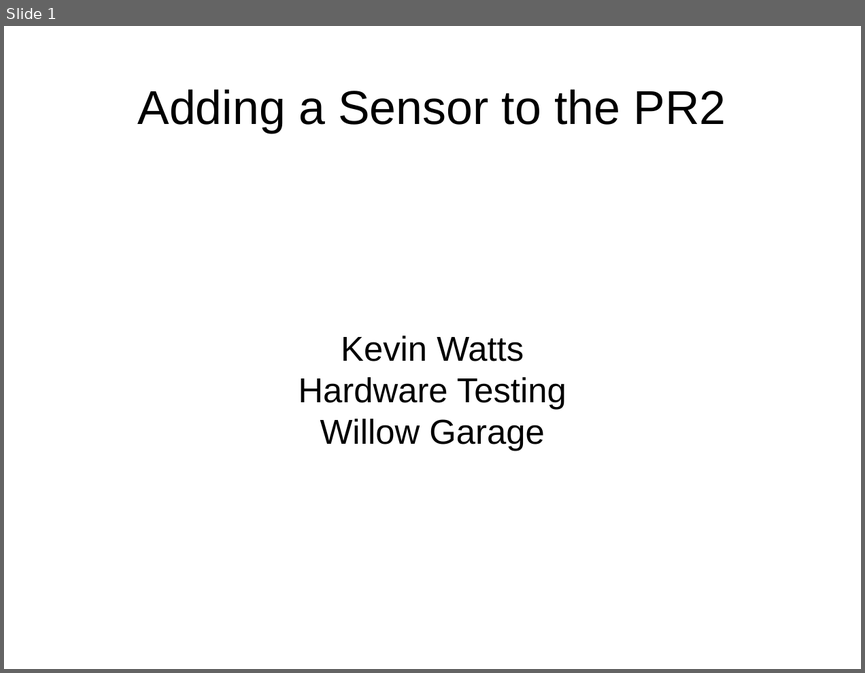
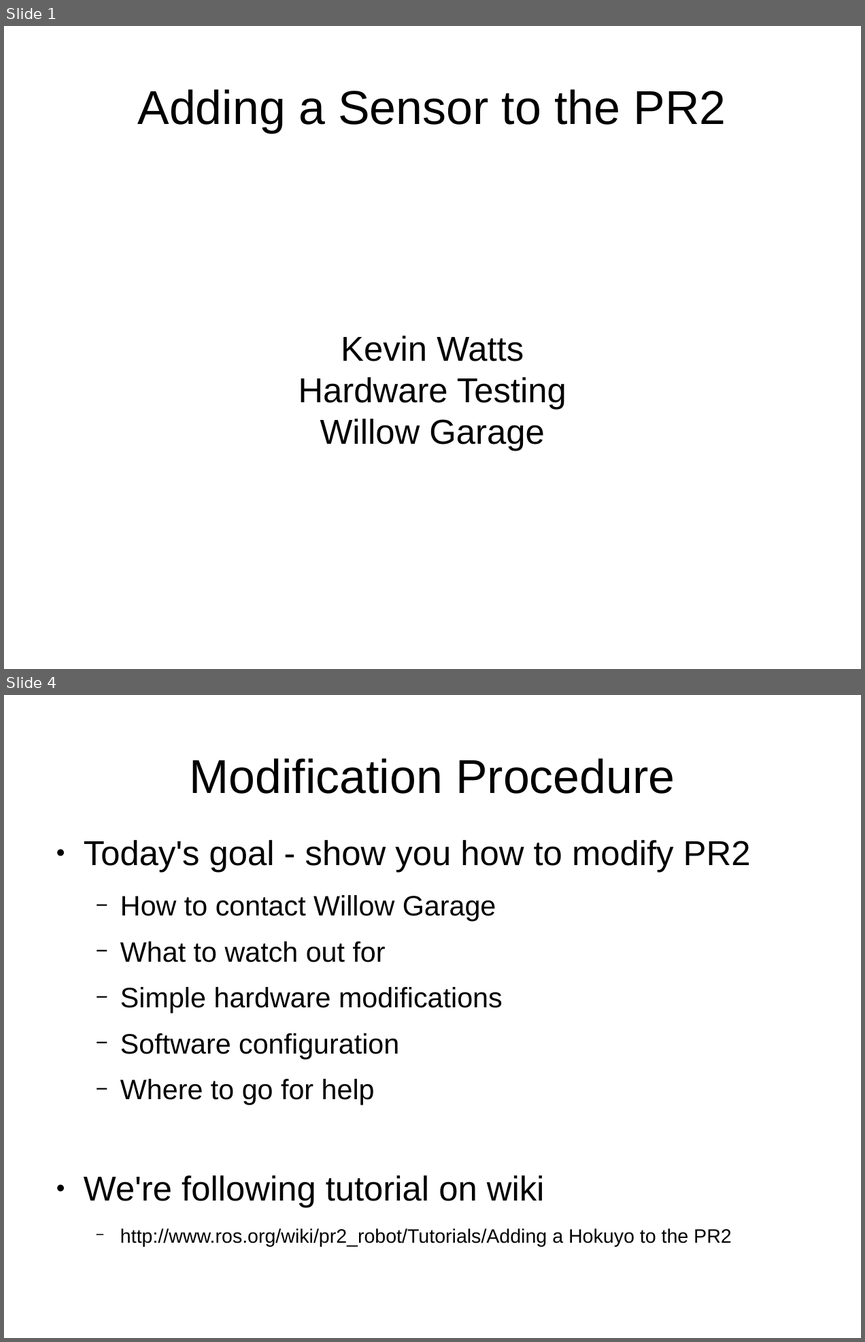
Before and after one commit to PR2/pr2_docs, a slide deck: pr2_training_workshop/modifying_pr2/adding_sensor.odp. Shown one above the other, each under a label of ours: slide 1 before the commit, slides 1 and 4 after it; the slides between them are not shown. The pictures are 865x673 and 865x1342 pixels, drawn with LibreOffice and Linux fonts; fonts in the diff are those of the drawing. Boxes give left, top, right and bottom in pixels: in the first picture for what was removed or moved away, otherwise in the second. Text is boxed around its words. In the diff, an @@ line names an element or a change of style, - is before the commit and + after.

Commit message:
Adding a sensor has links to tutorials, pictures, instructions. #29

```diff
--- a/pr2_training_workshop/modifying_pr2/adding_sensor.odp
+++ b/pr2_training_workshop/modifying_pr2/adding_sensor.odp
@@ slide 4 added at [4, 695, 861, 1338], background #FFFFFF @@
@@ title added at [189, 758, 674, 794], 44 pt, text #000000 @@
+Modification Procedure
@@ text added at [84, 840, 751, 1246], 26 pt, text #000000 @@
+● Today's goal - show you how to modify PR2
+  − How to contact Willow Garage
+  − What to watch out for
+  − Simple hardware modifications
+  − Software configuration
+  − Where to go for help
+● We're following tutorial on wiki
+  − http://www.ros.org/wiki/pr2_robot/Tutorials/Adding a Hokuyo to the PR2
```
Also in this commit, not shown: 7 slides changed, 6 other slides added, 2 slides removed.
